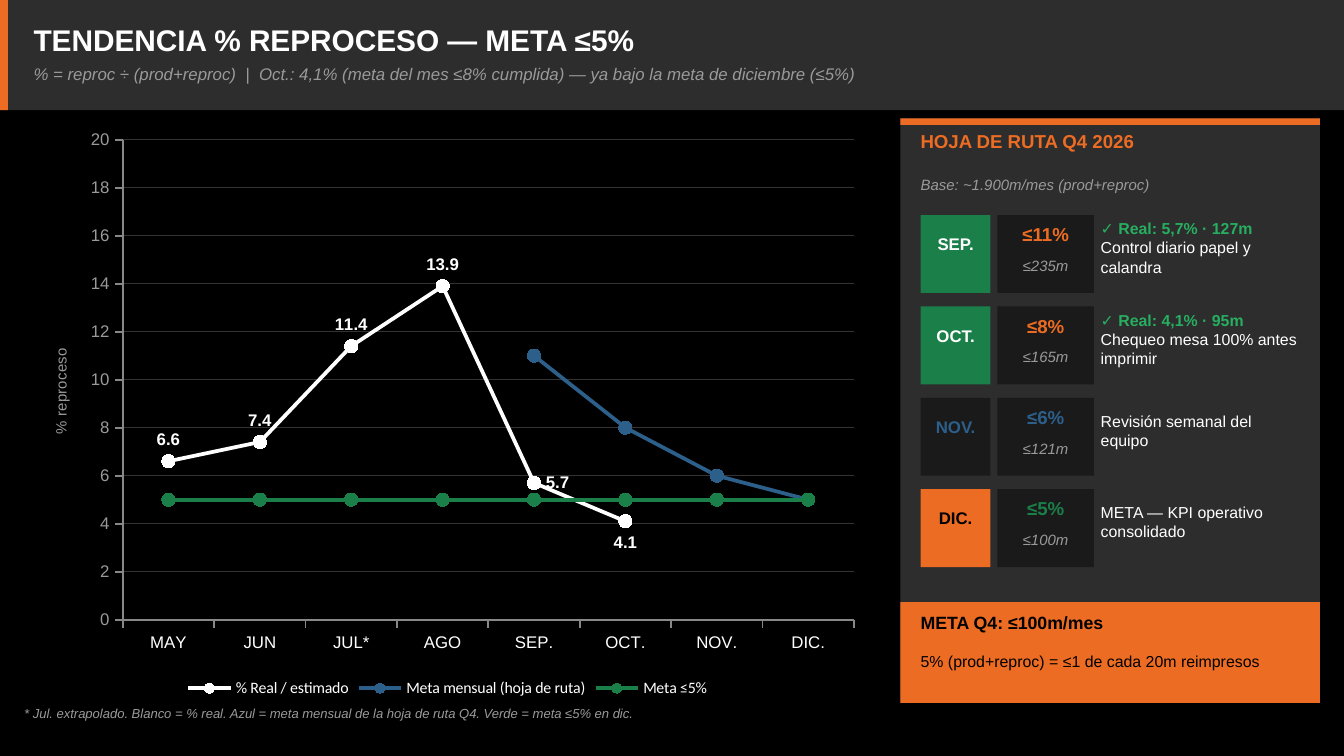
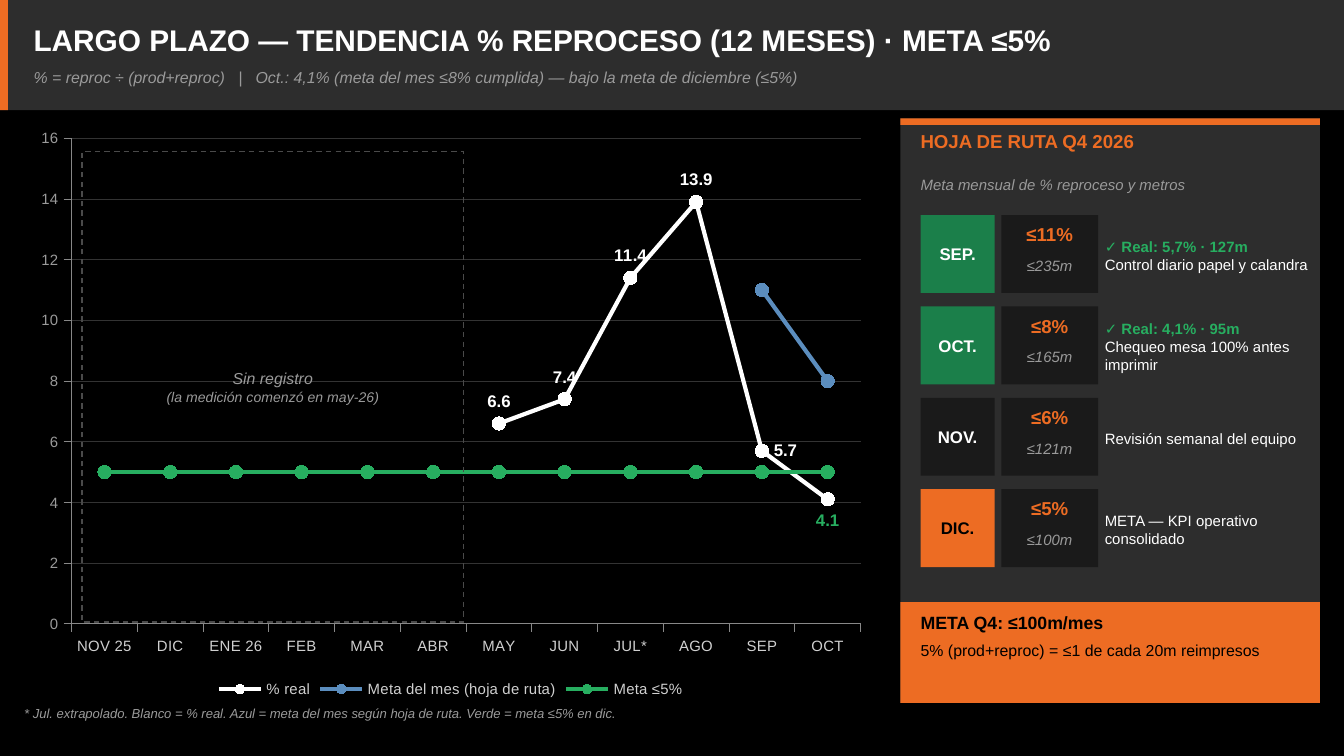
Before and after one commit to seanduarteu-cyber/PRODUCCION-PLAYMAKER, a slide deck: slide 5 of PMK_Informe_Octubre2026.pptx. Drawn at 1344x756 pixels with LibreOffice and Linux fonts; fonts in the diff are those of the drawing. Boxes give left, top, right and bottom in pixels: in the first picture for what was removed or moved away, otherwise in the second. Text is boxed around its words. In the diff, an @@ line names an element or a change of style, - is before the commit and + after.

```diff
--- a/PMK_Informe_Octubre2026.pptx
+++ b/PMK_Informe_Octubre2026.pptx
@@ text at (x1=34, y1=29, x2=1050, y2=56): text changed @@
-TENDENCIA % REPROCESO — META ≤5%
+LARGO PLAZO — TENDENCIA % REPROCESO (12 MESES) · META ≤5%
@@ text at (x1=66, y1=71, x2=797, y2=86): text changed; size 9 to 8.5 pt @@
-% = reproc ÷ (prod+reproc) | Oct.: 4,1% (meta del mes ≤8% cumplida) — ya bajo la meta de diciembre (≤5%)
+% = reproc ÷ (prod+reproc) | Oct.: 4,1% (meta del mes ≤8% cumplida) — bajo la meta de diciembre (≤5%)
@@ line chart at (x1=24, y1=118, x2=878, y2=703) @@
-categories: MAY, JUN, JUL*, AGO, SEP., OCT., NOV., DIC.
+categories: NOV 25, DIC, ENE 26, FEB, MAR, ABR, MAY, JUN, JUL*, AGO, SEP, OCT
-% Real / estimado: 6.6, 7.4, 11.4, 13.9, 5.7, 4.1, -, -
+% real: -, -, -, -, -, -, 6.6, 7.4, 11.4, 13.9, 5.7, 4.1
@@ data labels of % real removed @@
-Meta mensual (hoja de ruta): -, -, -, -, 11, 8, 6, 5
+Meta del mes (hoja de ruta): -, -, -, -, -, -, -, -, -, -, 11, 8
@@ colour of Meta del mes (hoja de ruta) #2C5F8A to #5B8DBE @@
-Meta ≤5%: 5, 5, 5, 5, 5, 5, 5, 5
+Meta ≤5%: 5, 5, 5, 5, 5, 5, 5, 5, 5, 5, 5, 5
@@ colour of Meta ≤5% #1B7F4A to #27AE60 @@
@@ value axis title "% reproceso" to "" @@
@@ legend changed @@
@@ category axis changed @@
@@ value axis changed @@
@@ background changed @@
@@ lettering changed @@
@@ line chart resized from (x1=24, y1=118, x2=871, y2=703) to (x1=24, y1=118, x2=878, y2=703) @@
@@ rectangle added at (x1=82, y1=152, x2=464, y2=622), outline #4A4A4A 0.75 pt dashed, 7.5 pt, text #9A9A9A, italic @@
+Sin registro
+(la medición comenzó en may-26)
@@ text at (x1=921, y1=179, x2=1185, y2=193): text changed @@
-Base: ~1.900m/mes (prod+reproc)
+Meta mensual de % reproceso y metros
@@ text "SEP." moved from (x1=938, y1=238, x2=974, y2=250) to (x1=940, y1=248, x2=976, y2=260) @@
@@ rectangle resized from (x1=921, y1=215, x2=991, y2=293) to (x1=921, y1=215, x2=995, y2=293) @@
@@ vertical alignment top to middle in 3 elements at (x1=940, y1=248, x2=976, y2=260), (x1=941, y1=522, x2=975, y2=534), (x1=938, y1=340, x2=976, y2=352) @@
@@ text "OCT." moved from (x1=936, y1=330, x2=974, y2=342) to (x1=938, y1=340, x2=976, y2=352) @@
@@ rectangle resized from (x1=921, y1=306, x2=991, y2=384) to (x1=921, y1=306, x2=995, y2=384) @@
@@ text "NOV." moved from (x1=936, y1=421, x2=976, y2=433) to (x1=938, y1=431, x2=978, y2=443) @@
@@ text "NOV." at (x1=938, y1=431, x2=978, y2=443): text colour #2C5F8A to #FFFFFF; vertical alignment top to middle @@
@@ rectangle resized from (x1=921, y1=398, x2=991, y2=476) to (x1=921, y1=398, x2=995, y2=476) @@
@@ text "≤6%" at (x1=1031, y1=411, x2=1068, y2=424): text colour #2C5F8A to #ED6C23 @@
@@ text "Revisión semanal del equipo" moved from (x1=1101, y1=415, x2=1251, y2=450) to (x1=1105, y1=433, x2=1296, y2=447) @@
@@ text "DIC." moved from (x1=939, y1=512, x2=973, y2=524) to (x1=941, y1=522, x2=975, y2=534) @@
@@ rectangle resized from (x1=921, y1=489, x2=991, y2=567) to (x1=921, y1=489, x2=995, y2=567) @@
@@ 6 texts, 4 rectangles moved together from (x1=997, y1=215, x2=1094, y2=567) to (x1=1001, y1=215, x2=1098, y2=567) @@
@@ text "≤5%" at (x1=1031, y1=502, x2=1068, y2=515): text colour #1B7F4A to #ED6C23 @@
@@ size 8.5 to 8 pt; vertical alignment top to middle in 4 elements at (x1=1105, y1=323, x2=1290, y2=373), (x1=1105, y1=241, x2=1307, y2=273), (x1=1105, y1=433, x2=1296, y2=447), (x1=1105, y1=515, x2=1258, y2=544) @@
@@ text "META — KPI operativo consolidado" moved from (x1=1101, y1=506, x2=1263, y2=537) to (x1=1105, y1=515, x2=1258, y2=544) @@
@@ text "META Q4: ≤100m/mes" moved from (x1=921, y1=655, x2=1260, y2=671) to (x1=921, y1=616, x2=1260, y2=660) @@
@@ text at (x1=921, y1=644, x2=1260, y2=660): more space between paragraphs @@
@@ text at (x1=33, y1=708, x2=615, y2=721): text changed @@
-* Jul. extrapolado. Blanco = % real. Azul = meta mensual de la hoja de ruta Q4. Verde = meta ≤5% en dic.
+* Jul. extrapolado. Blanco = % real. Azul = meta del mes según hoja de ruta. Verde = meta ≤5% en dic.
```
Also in this commit, not shown: 7 other slides changed, 5 other files.
